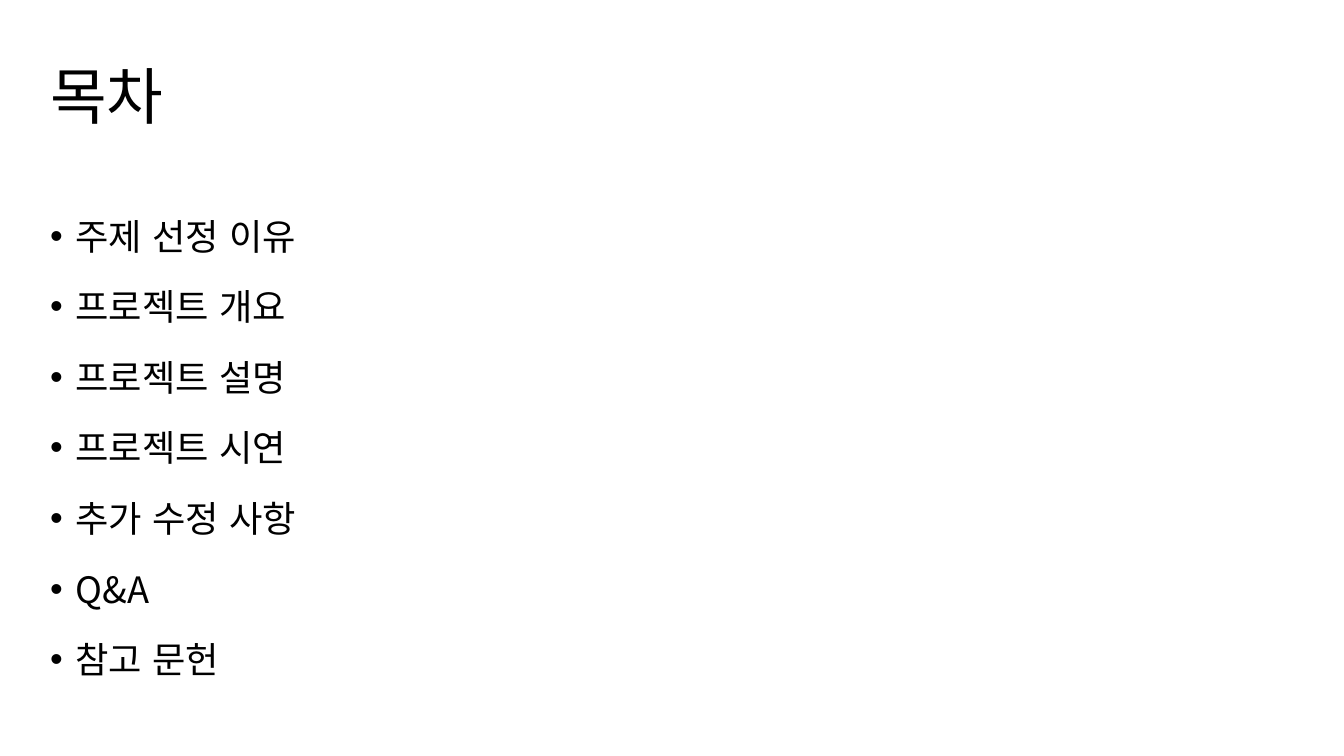
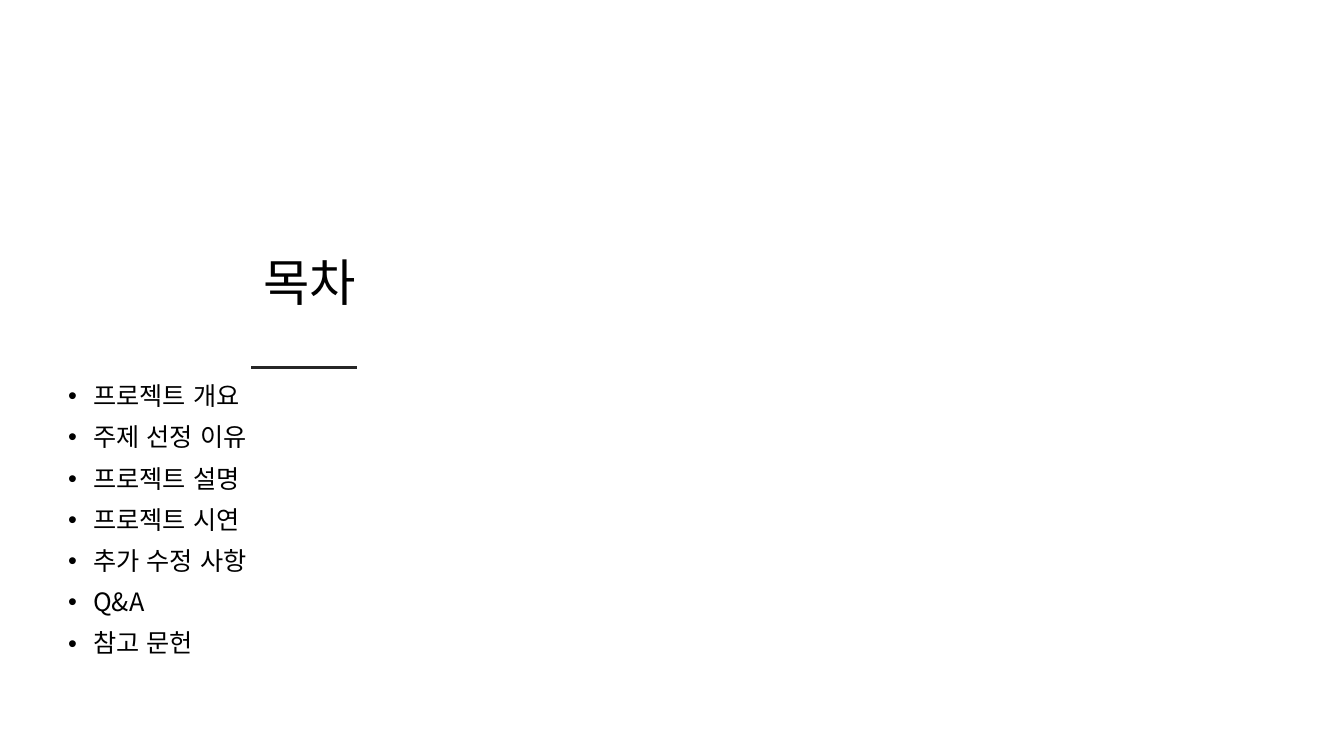
Before and after one commit to devsungmin/OSS-Team, a slide deck: slide 2 of 오픈소스 SW.pptx. Drawn at 1344x756 pixels with LibreOffice and Linux fonts; fonts in the diff are those of the drawing; background and template pictures are left out. Boxes give left, top, right and bottom in pixels: in the first picture for what was removed or moved away, otherwise in the second. Text is boxed around its words. In the diff, an @@ line names an element or a change of style, - is before the commit and + after.

```diff
--- a/오픈소스 SW.pptx
+++ b/오픈소스 SW.pptx
@@ freeform shape added at (0, 110, 663, 756), fill #FFFFFF at 75% opacity @@
@@ title "목차": place and size @@
-title "목차" at (50, 68, 163, 124)
+title "목차" at (264, 259, 357, 305)
@@ title "목차" at (264, 259, 357, 305): size 44 to 36 pt; alignment left to centre @@
@@ text at (75, 290, 286, 323): paragraph removed @@
-• 프로젝트 개요
@@ text "프로젝트 개요": place and size @@
-text "프로젝트 개요" at (75, 220, 296, 676)
+text "프로젝트 개요" at (93, 384, 246, 654)
@@ text "프로젝트 개요" at (93, 384, 246, 654): vertical alignment top to middle @@
@@ text at (93, 384, 239, 407): paragraph added @@
+• 프로젝트 개요
@@ line added from (252, 368) to (355, 368), #262626 2 pt @@
@@ text at (93, 425, 246, 654): size 25.9 to 18 pt in "주제 선정 이유", "프로젝트 설명", "프로젝트 시연", "추가 수정 사항" and 2 more places; line spacing 1.3 to 0.9 @@
```
Also in this commit, not shown: 8 other slides changed, 1 slide added, 1 slide removed.
